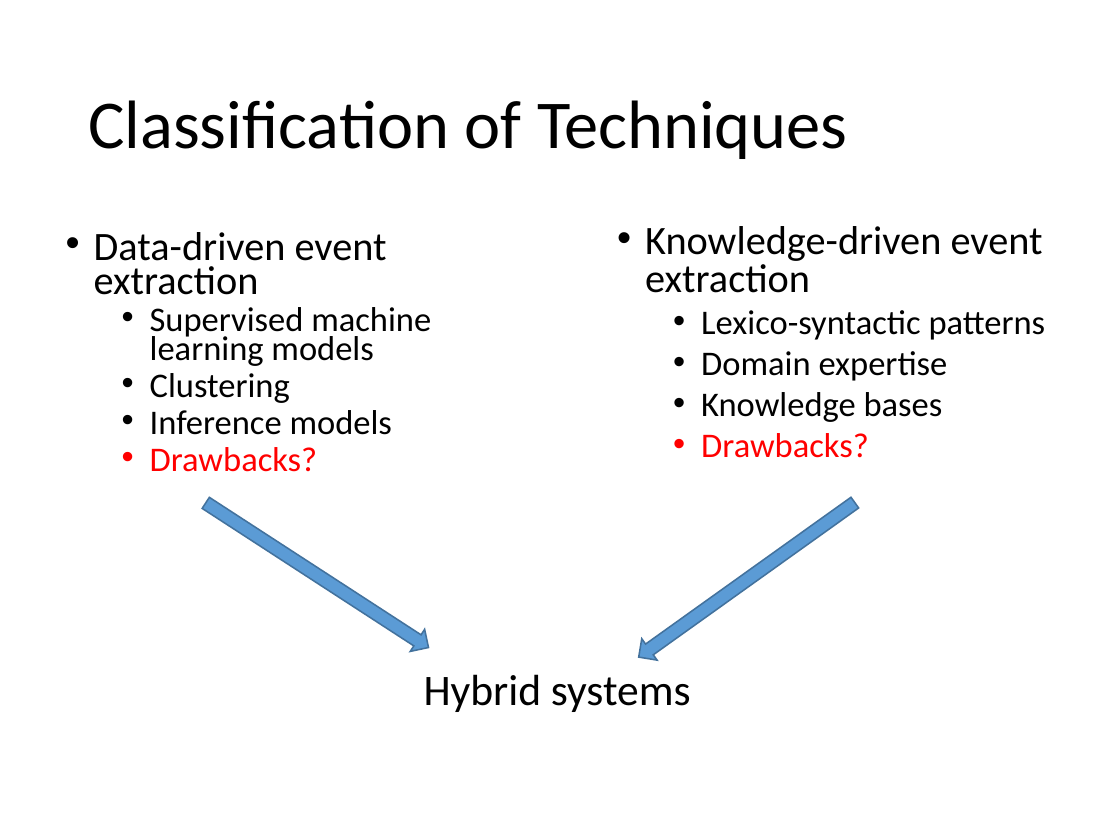
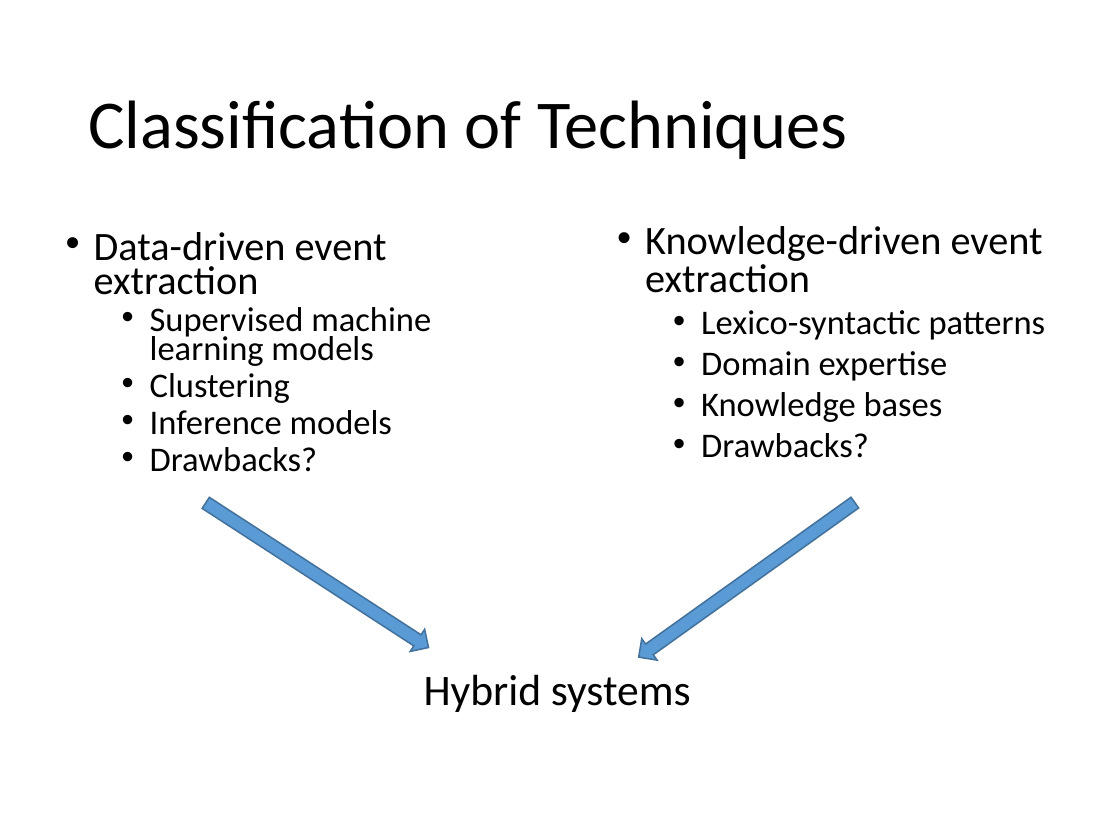
Before and after one commit to evhart/smasac-tutorial, a slide deck: slide 8 of slides/pptx/5-event-extraction.pptx. Drawn at 1120x840 pixels with LibreOffice and Linux fonts; fonts in the diff are those of the drawing. Boxes give left, top, right and bottom in pixels: in the first picture for what was removed or moved away, otherwise in the second. Text is boxed around its words. In the diff, an @@ line names an element or a change of style, - is before the commit and + after.

```diff
--- a/slides/pptx/5-event-extraction.pptx
+++ b/slides/pptx/5-event-extraction.pptx
@@ text at (150, 447, 318, 472): text colour #FF0000 to #000000 in "Drawbacks?" @@
@@ text at (701, 433, 869, 458): text colour #FF0000 to #000000 in "Drawbacks?" @@
```
Also in this commit, not shown: 6 other slides changed, 1 other file.
